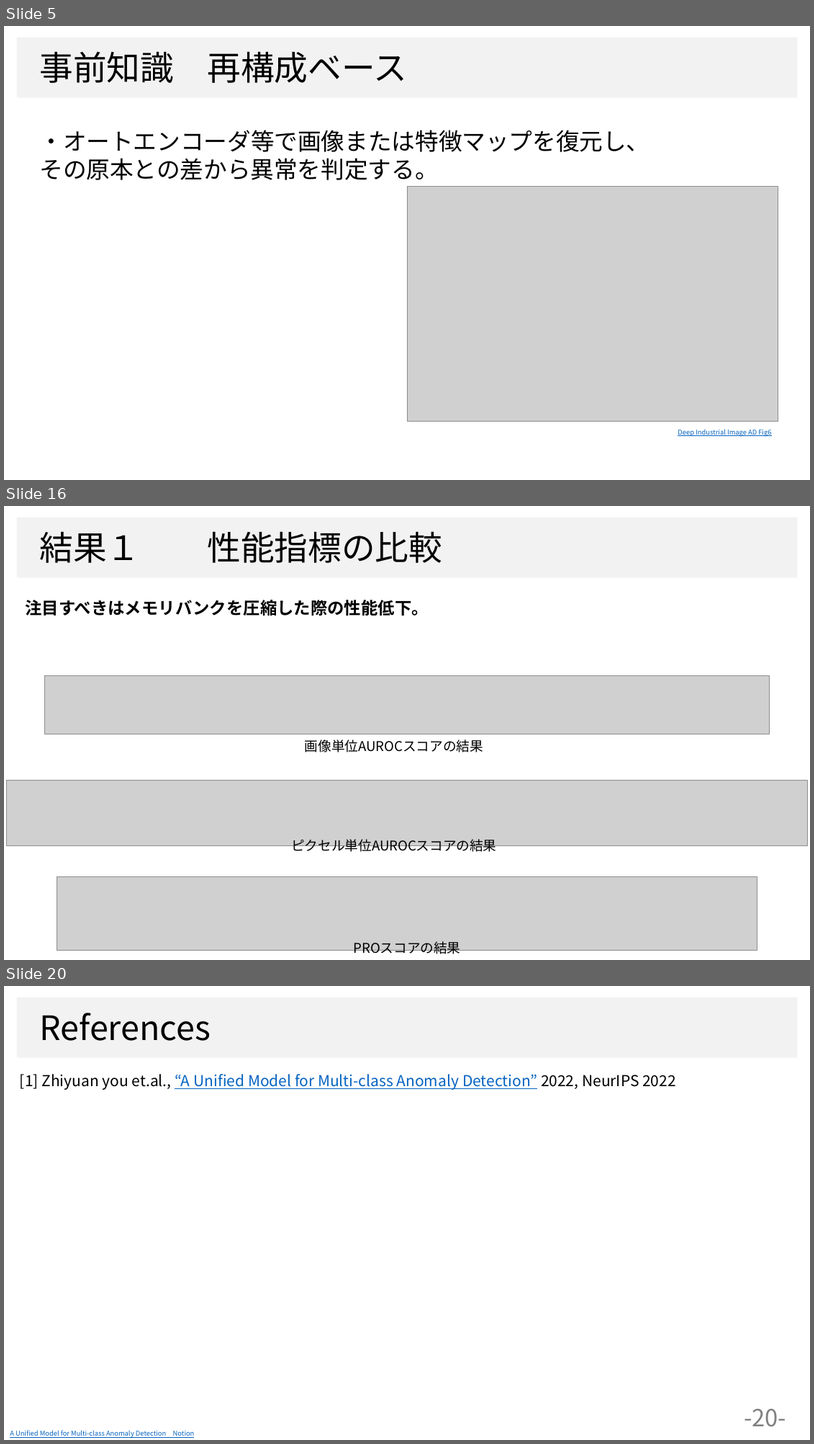
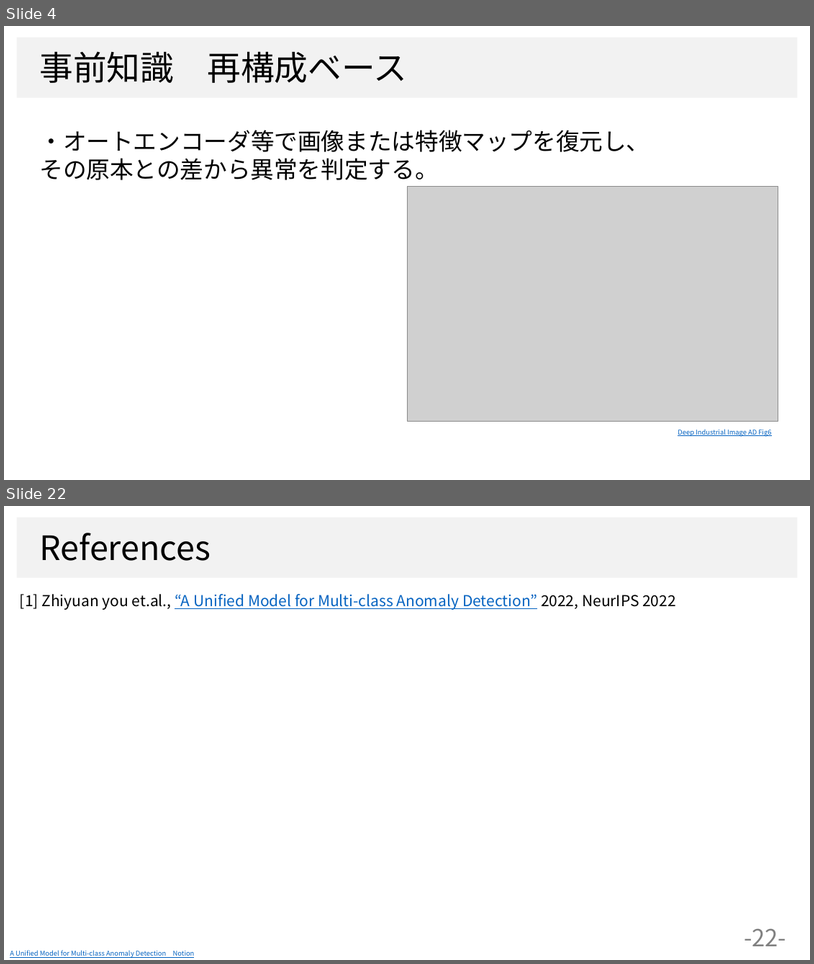
Before and after one commit to dhia-github/haselab-all, a slide deck: 20_発表資料/ゼミ資料/統一モデル_ゼミ資料２.pptx. Shown one above the other, each under a label of ours: slides 5, 16 and 20 before the commit, slides 4 and 22 after it; the slides between them are not shown. The pictures are 814x1444 and 814x964 pixels, drawn with LibreOffice and Linux fonts; fonts in the diff are those of the drawing; grey boxes stand for pictures; background and template pictures are left out. Boxes give left, top, right and bottom in pixels: in the first picture for what was removed or moved away, otherwise in the second. Text is boxed around its words. In the diff, an @@ line names an element or a change of style, - is before the commit and + after.

```diff
--- a/20_発表資料/ゼミ資料/統一モデル_ゼミ資料２.pptx
+++ b/20_発表資料/ゼミ資料/統一モデル_ゼミ資料２.pptx
@@ slide 16 removed at bbox=[4, 506, 810, 960], background #FFFFFF; not listed: 1 template element that a slide beside it also shows @@
@@ text removed at bbox=[39, 531, 442, 563] @@
-結果１ 性能指標の比較
@@ text removed at bbox=[25, 600, 428, 615] @@
-注目すべきはメモリバンクを圧縮した際の性能低下。
@@ picture removed at bbox=[44, 675, 770, 734] @@
@@ text removed at bbox=[305, 739, 484, 752] @@
-画像単位AUROCスコアの結果
@@ picture removed at bbox=[7, 780, 808, 846] @@
@@ text removed at bbox=[291, 839, 496, 854] @@
-ピクセル単位AUROCスコアの結果
@@ picture removed at bbox=[57, 877, 758, 951] @@
@@ text removed at bbox=[353, 941, 460, 957] @@
-PROスコアの結果
@@ what was slide 5 is now slide 4 @@
@@ what was slide 20 is now slide 22 @@
@@ page number at bbox=[744, 928, 787, 946]: text changed @@
--20-
+-22-
```
Also in this commit, not shown: 8 slides changed, 9 slides added, 8 other slides removed, 31 other files.
